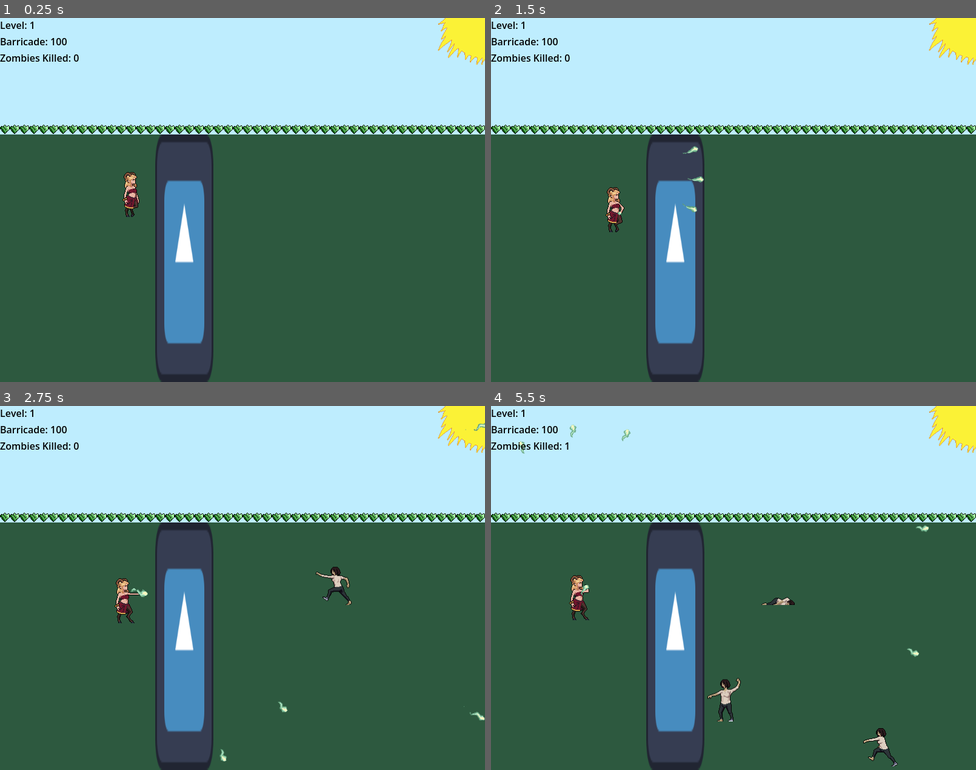
Above: before the commit, frames 1-4 (two rows, left to right).
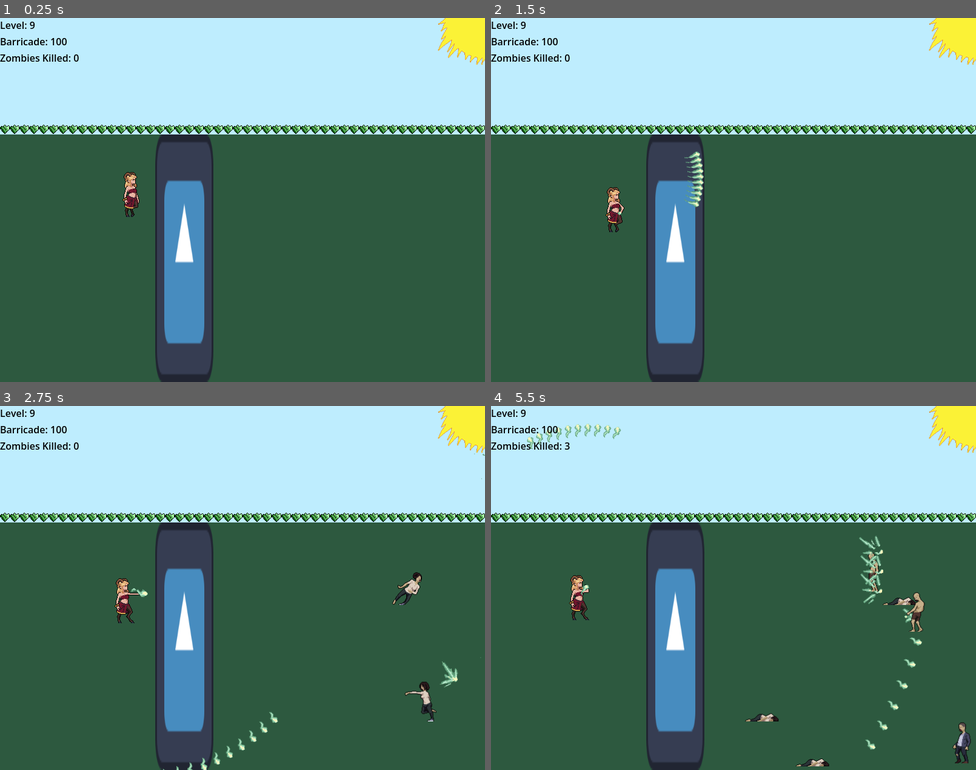
Above: after the commit, the same moments.

Repository: arko-poet/godot-games
Game: Godot game, scene res://main.tscn
Same seed, same stepped clock (60 frames per second), same inputs: the game is played once before the commit and once after it. The engine's default icon, where the game draws it, is replaced by a stand-in: a white triangle on a blue panel in a dark square.
Inputs (mouse positions are in pixels of both pictures, inside the frame that each line leads up to):
- Up to frame 1 (0.25 s): no input
- Up to frame 2 (1.5 s): move the mouse to (840, 181) at 0.52 s; hold D (move_right) 0.53-1.28 s; click (840, 181) at 0.6 s; move the mouse to (636, 218) at 1.27 s; hold S (move_down) from 1.28 s (still down); click (636, 218) at 1.35 s
- Up to frame 3 (2.75 s): move the mouse to (291, 507) at 2.02 s; release S (move_down) at 2.03 s; hold D (move_right) from 2.03 s (still down); click (291, 507) at 2.1 s
- Up to frame 4 (5.5 s): move the mouse to (709, 660) at 2.77 s; release D (move_right) at 2.78 s; hold W (move_up) 2.78-3.53 s; click (709, 660) at 2.85 s; move the mouse to (879, 642) at 3.52 s; hold A (move_left) 3.53-5.03 s; click (879, 642) at 3.6 s; move the mouse to (588, 533) at 4.27 s; click (588, 533) at 4.35 s; move the mouse to (757, 588) at 5.02 s; hold S (move_down) from 5.03 s (still down); click (757, 588) at 5.1 s

The runs differ from the first frame. In frame 1, less than 0.1% of the frame differs, in the area x 6-8%, y 1-3%; in frame 2, 0.4%; in frame 3, 1.2%; in frame 4, 2.4%, in the area x 5-99%, y 1-99%.

Commit message:
feat: win game

Diff:
--- /dev/null
+++ b/last_stand/game_won.gd
@@ -0,0 +1,7 @@
+extends Control
+
+signal start_new_game
+
+
+func _on_try_again_button_pressed() -> void:
+	start_new_game.emit()
--- /dev/null
+++ b/last_stand/game_won.tscn
@@ -0,0 +1,51 @@
+[gd_scene format=3 uid="uid://byvg05x4hbno4"]
+
+[ext_resource type="Script" uid="uid://bs66pst070d4h" path="res://game_won.gd" id="1_glrca"]
+
+[node name="GameWon" type="Control" unique_id=483299073]
+layout_mode = 3
+anchors_preset = 15
+anchor_right = 1.0
+anchor_bottom = 1.0
+grow_horizontal = 2
+grow_vertical = 2
+script = ExtResource("1_glrca")
+
+[node name="Background" type="ColorRect" parent="." unique_id=1304754042]
+layout_mode = 1
+anchors_preset = 15
+anchor_right = 1.0
+anchor_bottom = 1.0
+grow_horizontal = 2
+grow_vertical = 2
+color = Color(0.35438374, 0.6131759, 0.21740672, 1)
+
+[node name="GameOverLabel" type="Label" parent="." unique_id=1226958993]
+layout_mode = 1
+anchors_preset = 5
+anchor_left = 0.5
+anchor_right = 0.5
+offset_left = -20.0
+offset_right = 20.0
+offset_bottom = 23.0
+grow_horizontal = 2
+theme_override_font_sizes/font_size = 64
+text = "GAME WON"
+
+[node name="TryAgainButton" type="Button" parent="." unique_id=1590587411]
+layout_mode = 1
+anchors_preset = 8
+anchor_left = 0.5
+anchor_top = 0.5
+anchor_right = 0.5
+anchor_bottom = 0.5
+offset_left = -4.0
+offset_top = -4.0
+offset_right = 4.0
+offset_bottom = 4.0
+grow_horizontal = 2
+grow_vertical = 2
+theme_override_font_sizes/font_size = 32
+text = "PLAY AGAIN"
+
+[connection signal="pressed" from="TryAgainButton" to="." method="_on_try_again_button_pressed"]
--- a/last_stand/global.gd
+++ b/last_stand/global.gd
@@ -16,13 +16,13 @@
 
 
 func new_game() -> void:
-	level = 1
+	level = 9
 	zombies_killed = 0
 	health = 100
 	resources = LEVEL_RESOURCES
-	number_of_projectiles = 3
+	number_of_projectiles = 10
 	upgrade_weapon_progress = 0
-	projectile_damage = 1
+	projectile_damage = 10
 	cast_speed = 0.5
 	max_zombies = 10
 	spawn_rate = 1.5
--- a/last_stand/main.gd
+++ b/last_stand/main.gd
@@ -11,6 +11,7 @@
 	Global.new_game()
 	$UpgradeScreen.hide()
 	$GameOver.hide()
+	$GameWon.hide()
 	combat = COMBAT_SCENE.instantiate()
 	add_child(combat)
 
@@ -29,6 +30,12 @@
 		Global.zombies_killed = 0
 
 
+	if Global.level == 10 and not combat:
+		$GameWon.show()
+		Global.new_game()
+
+
+
 func _on_upgrade_screen_next_level() -> void:
 	Global.level += 1
 	Global.max_zombies += 10
@@ -42,3 +49,9 @@
 	combat = COMBAT_SCENE.instantiate()
 	add_child(combat)
 	$GameOver.hide()
+
+
+func _on_game_won_start_new_game() -> void:
+	combat = COMBAT_SCENE.instantiate()
+	add_child(combat)
+	$GameWon.hide()
--- a/last_stand/main.tscn
+++ b/last_stand/main.tscn
@@ -3,6 +3,7 @@
 [ext_resource type="Script" uid="uid://c4yflk0621g7" path="res://main.gd" id="1_0xm2m"]
 [ext_resource type="PackedScene" uid="uid://cpwk7hp3gegy2" path="res://upgrade_screen.tscn" id="2_h2yge"]
 [ext_resource type="PackedScene" uid="uid://bjerm51gxb3b7" path="res://game_over.tscn" id="4_1bvp3"]
+[ext_resource type="PackedScene" uid="uid://byvg05x4hbno4" path="res://game_won.tscn" id="4_lquwl"]
 
 [node name="Main" type="Node" unique_id=1219308454]
 script = ExtResource("1_0xm2m")
@@ -12,5 +13,8 @@
 [node name="GameOver" parent="." unique_id=483299073 instance=ExtResource("4_1bvp3")]
 visible = false
 
+[node name="GameWon" parent="." unique_id=1712994843 instance=ExtResource("4_lquwl")]
+
 [connection signal="next_level" from="UpgradeScreen" to="." method="_on_upgrade_screen_next_level"]
 [connection signal="start_new_game" from="GameOver" to="." method="_on_game_over_start_new_game"]
+[connection signal="start_new_game" from="GameWon" to="." method="_on_game_won_start_new_game"]
--- a/last_stand/player.gd
+++ b/last_stand/player.gd
@@ -40,6 +40,7 @@
 				$Sprite.animation = "idle"
 			else:
 				$Sprite.animation = "walk"
+
 		$Sprite.play()
 		move_and_slide()
 		position = position.clamp(Vector2.ZERO + $Collision.shape.size * 0.5, get_viewport_rect().size - $Sprite.sprite_frames.get_frame_texture("walk", 0).get_size() * 0.5)
Not shown, added: last_stand/game_won.gd.uid
